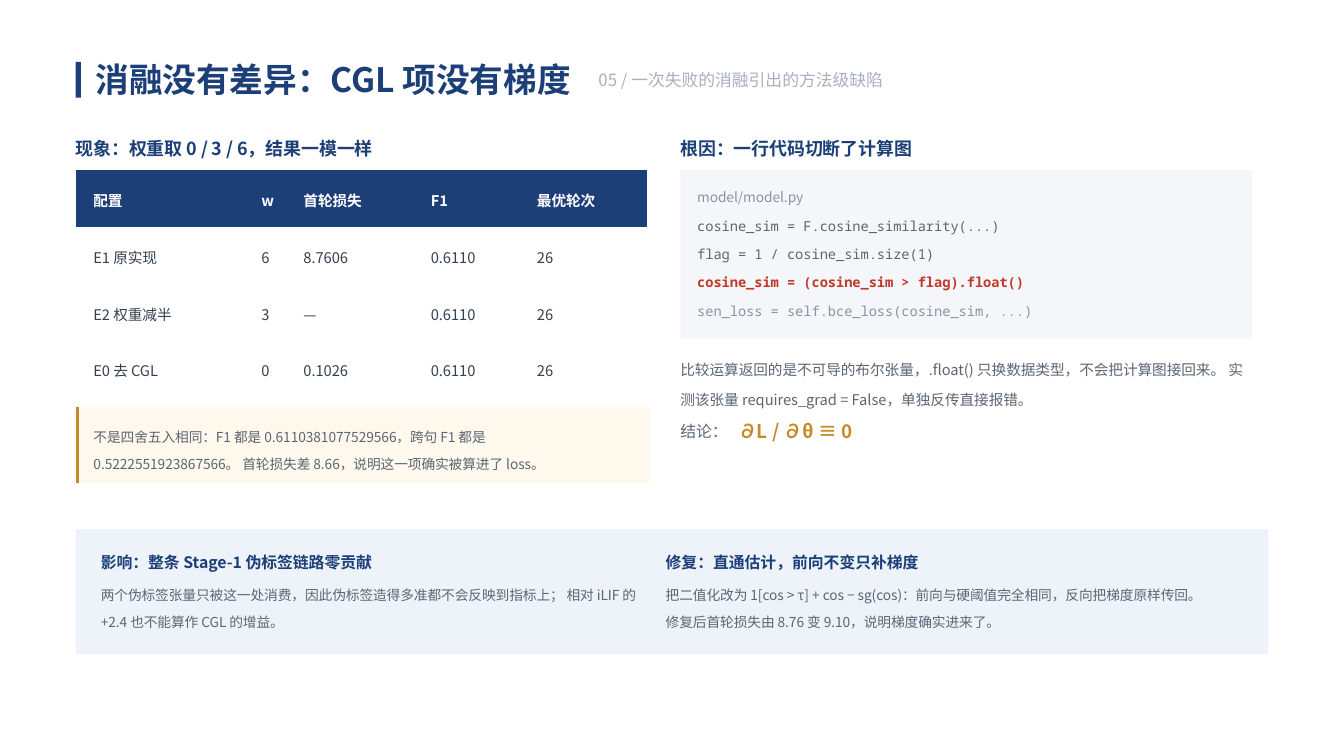
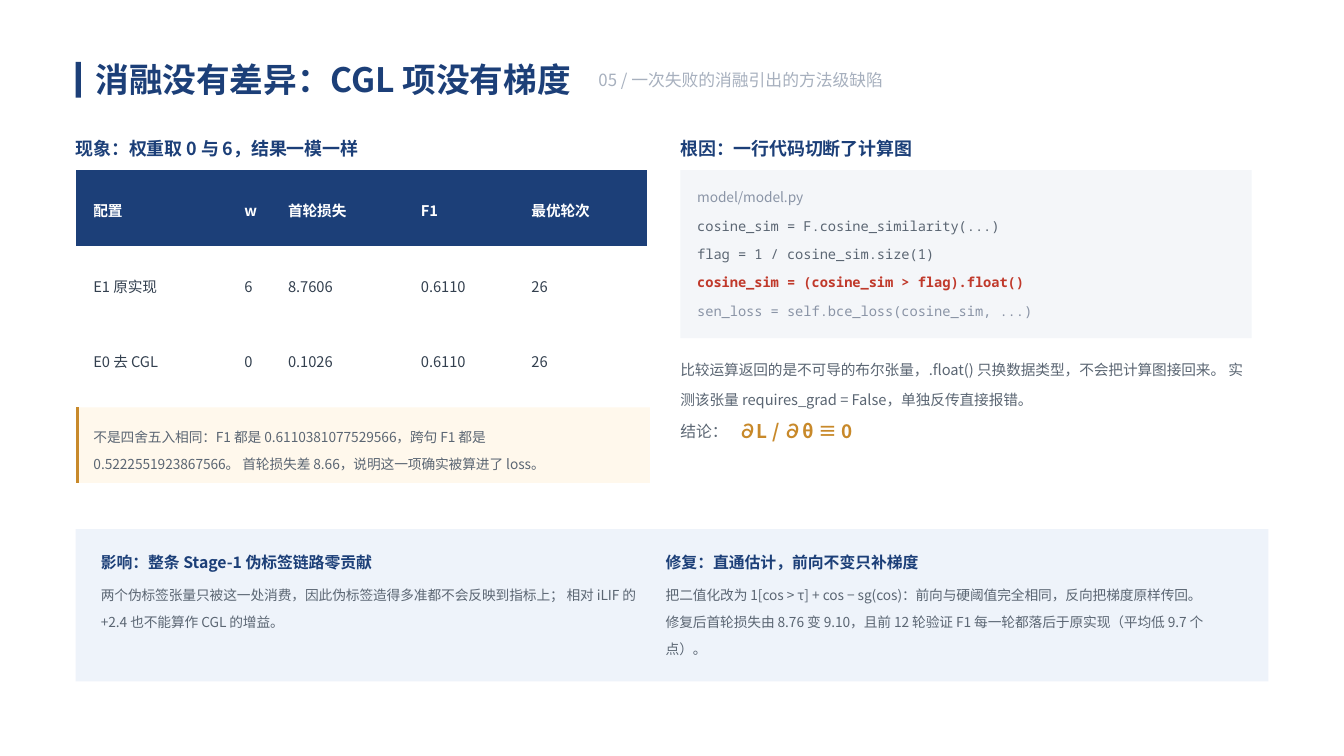
Before and after one commit to jiusheng58/cogeci-reproduction, a slide deck: slide 9 of ppt/deck/deck.pptx. Drawn at 1344x756 pixels with LibreOffice and Linux fonts; fonts in the diff are those of the drawing. Boxes give left, top, right and bottom in pixels: in the first picture for what was removed or moved away, otherwise in the second. Text is boxed around its words. In the diff, an @@ line names an element or a change of style, - is before the commit and + after.

Commit message:
补完 E3（STE）同预算对照与提交包脚本
- E3 修复后梯度接通：首轮 loss 9.1017 vs E1 8.7606（E0 0.1026）
- 前 12 轮每一轮都落后 E1，均值 0.3354 vs 0.4319（-9.7 点），差距随训练收窄
- 报告新增 6.5.5 节（收敛对比表）与同预算对照的局限说明，8.3 节同步
- 移除未运行的 E2/E4（报告/PPT/README 一致），日志改名 logs_E3_ste_12ep.txt
- make_package.sh 生成提交包（rar 内含 PDF/PPT/LaTeX 源包/说明）

```diff
--- a/ppt/deck/deck.pptx
+++ b/ppt/deck/deck.pptx
@@ text at (76, 139, 358, 158): text changed @@
-现象：权重取 0 / 3 / 6，结果一模一样
+现象：权重取 0 与 6，结果一模一样
@@ table at (76, 170, 647, 397) @@
-row 3: E2 权重减半 | 3 | — | 0.6110 | 26
@@ rectangle: place and size @@
-rectangle at (76, 529, 1268, 654)
+rectangle at (76, 529, 1268, 682)
@@ text at (666, 588, 1204, 655): text changed @@
-把二值化改为 1[cos > τ] + cos − sg(cos)：前向与硬阈值完全相同，反向把梯度原样传回。 修复后首轮损失由 8.76 变 9.10，说明梯度确实进来了。
+把二值化改为 1[cos > τ] + cos − sg(cos)：前向与硬阈值完全相同，反向把梯度原样传回。 修复后首轮损失由 8.76 变 9.10，且前 12 轮验证 F1 每一轮都落后于原实现（平均低 9.7 个点）。
```
Also in this commit, not shown: 1 other slide changed, 15 other files.
